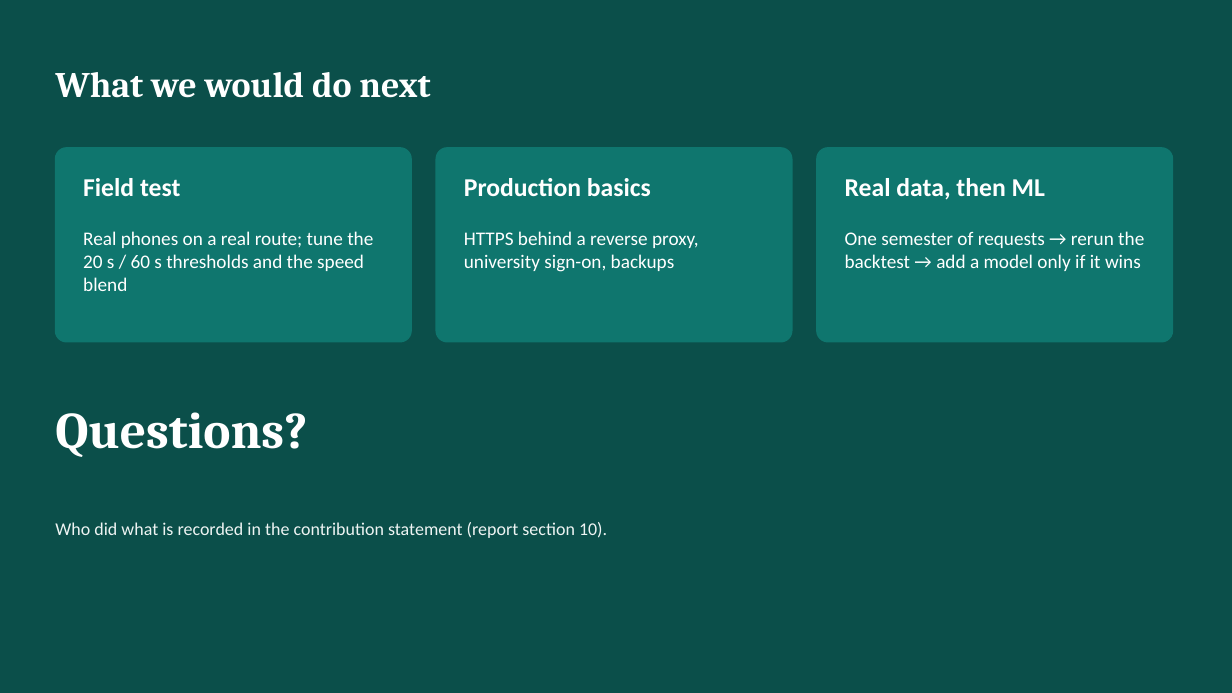
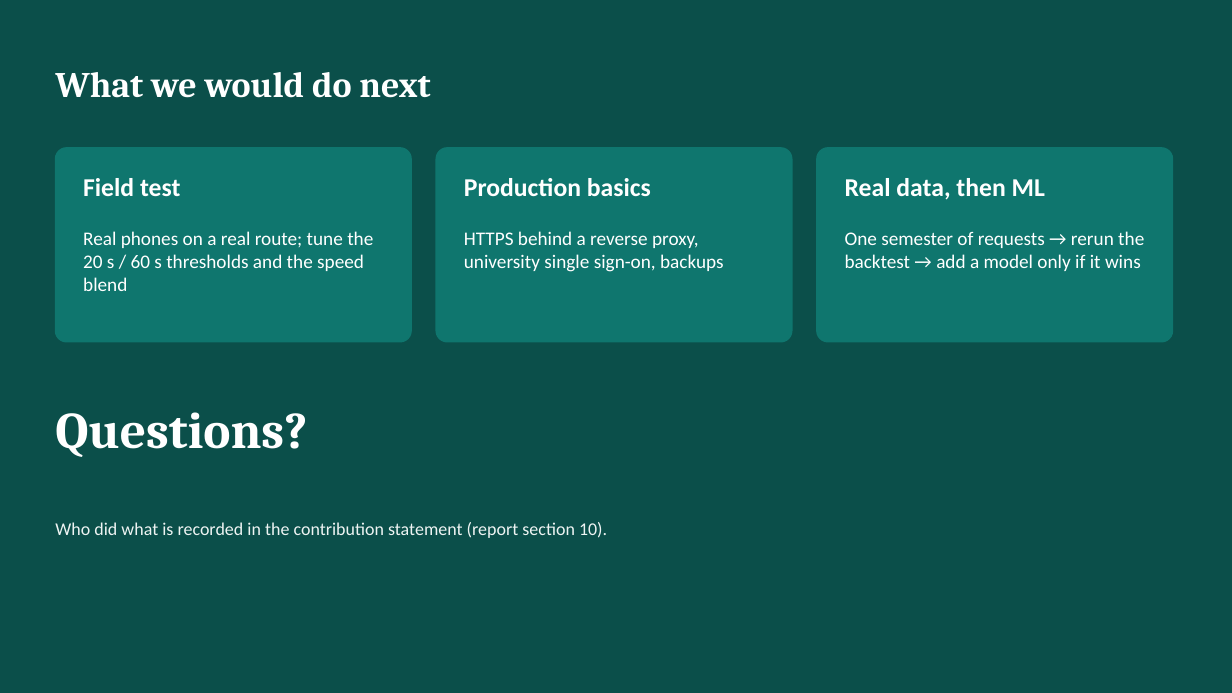
Before and after one commit to abdullahshammari796-ctrl/CampusShuttle, a slide deck: slide 14 of docs/presentation/campus-shuttle-presentation.pptx. Drawn at 1232x693 pixels with LibreOffice and Linux fonts; fonts in the diff are those of the drawing. Boxes give left, top, right and bottom in pixels: in the first picture for what was removed or moved away, otherwise in the second. Text is boxed around its words. In the diff, an @@ line names an element or a change of style, - is before the commit and + after.

```diff
--- a/docs/presentation/campus-shuttle-presentation.pptx
+++ b/docs/presentation/campus-shuttle-presentation.pptx
@@ text at (x1=464, y1=231, x2=724, y2=272): text changed @@
-HTTPS behind a reverse proxy, university sign-on, backups
+HTTPS behind a reverse proxy, university single sign-on, backups
```
Also in this commit, not shown: 1 other slide changed, 14 other files.
